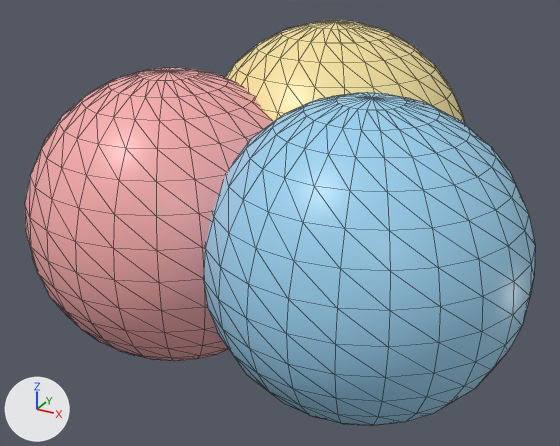
The glTF model assets/models/proton.glb: old version first, new version second.
One viewpoint serves both versions: a camera (50 mm lens) standing at (1.48, -2.88, 1.99) and looking at (-0.06, -0.09, 0.59). Every picture has the same lights, and +X, +Y and +Z are marked at lower left. The first picture is the older version. Mesh edges are drawn as thin lines. Where no turn or scale is listed for an object, it has been applied to the vertices.

The first picture shows 'proton_constituent_blue', 'proton_constituent_coral', 'proton_constituent_gold'.
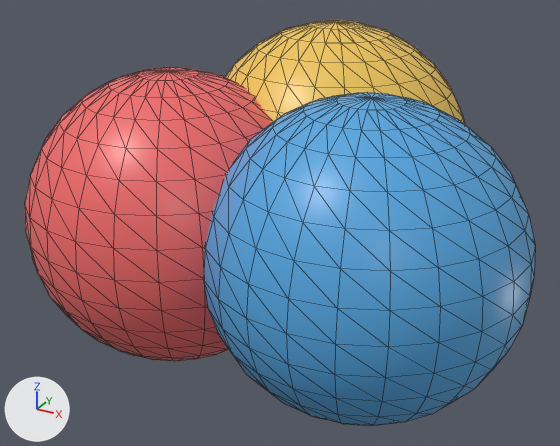
Boxes (x1, y1, x2, y2) around the edits, measured in the pictures (560 x 446 px):
```json
{"object": "proton_constituent_blue", "change": "recoloured", "before": [203, 93, 535, 426], "after": [203, 93, 535, 426]}
{"object": "proton_constituent_coral", "change": "recoloured", "before": [25, 67, 272, 361], "after": [25, 67, 272, 361], "on screen": "pink to red"}
{"object": "proton_constituent_gold", "change": "recoloured", "before": [225, 20, 465, 124], "after": [225, 20, 465, 124], "on screen": "beige to yellow"}
```

Scene script edits in JSON lines:
```json
{"op": "set", "path": "mat_constituent_blue.base_color", "old": "(0.333, 0.655, 0.878)", "new": "(0.0908, 0.386, 0.745)", "note": "blue #9cd4f1 -> blue #55a7e0"}
{"op": "set", "path": "mat_constituent_coral.base_color", "old": "(0.949, 0.42, 0.42)", "new": "(0.888, 0.147, 0.147)", "note": "pink #f9adad -> red #f26b6b"}
{"op": "set", "path": "mat_constituent_gold.base_color", "old": "(0.945, 0.78, 0.357)", "new": "(0.88, 0.571, 0.105)", "note": "beige #f9e5a1 -> yellow #f1c75b"}
```
